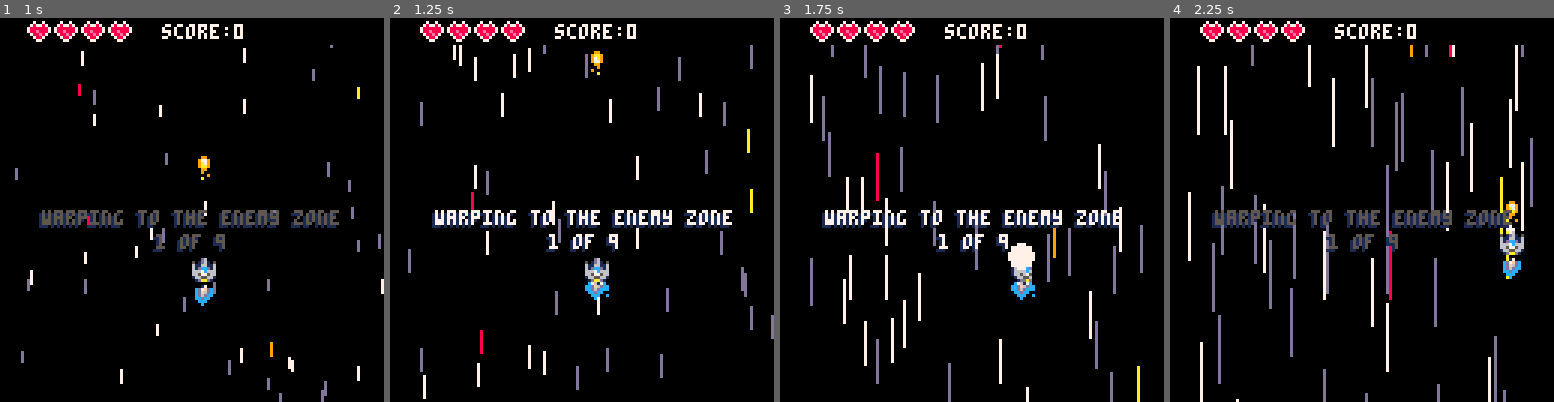
Above: before the commit, frames 1-4 (left to right).
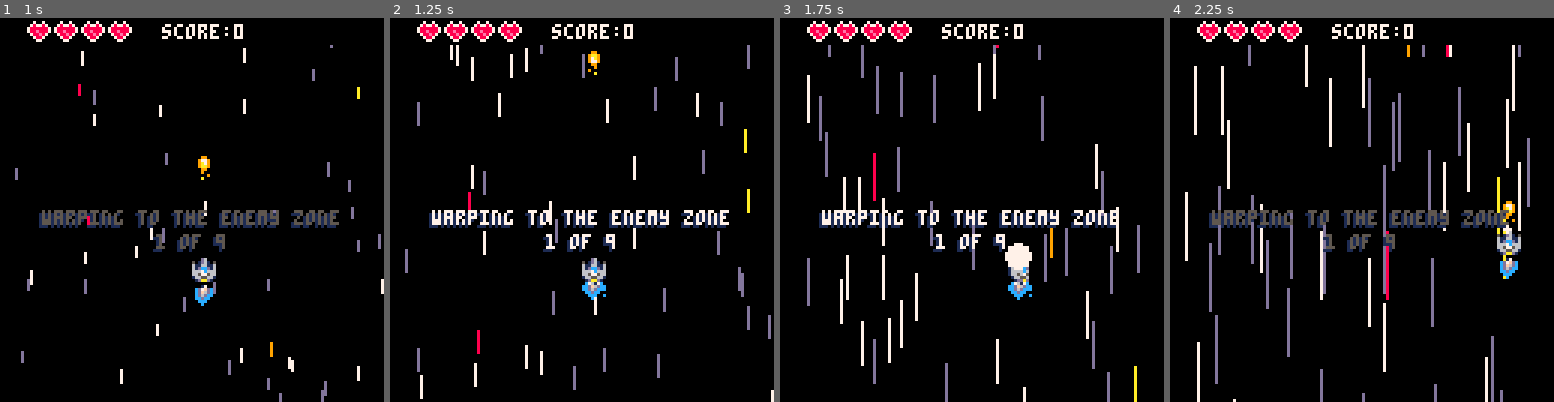
Above: after the commit, the same moments.

Repository: eduszesz/shmup
Game: PICO-8 cartridge myshmup.p8
Same seed, same stepped clock (60 frames per second), same inputs: the game is played once before the commit and once after it.
Inputs:
- Up to frame 1 (1 s): tap X (X key) at 0.33 s; tap O (Z key) at 0.7 s
- Up to frame 2 (1.25 s): tap X (X key) at 1.07 s
- Up to frame 3 (1.75 s): hold Right from 1.6 s (still down); tap O (Z key) at 1.7 s
- Up to frame 4 (2.25 s): tap X (X key) at 1.85 s; release Right at 2.1 s; tap O (Z key) at 2.1 s; hold Up from 2.15 s (still down)

Frame 1 is identical in both runs. In frame 2, 8.7% of the frame differs, in the area x 3-100%, y 0-100%; in frame 3, 12%; in frame 4, 15%, in the area x 3-95%, y 0-100%.

Commit message:
wave shake and shield kill bonus

Diff:
--- a/myshmup.p8
+++ b/myshmup.p8
@@ -117,7 +117,6 @@
 	end
 
 	if state=="wave" then
-		shake=2
 		if wtimer==85 and cwave<10 then
 			sfx(9)
 		end
@@ -139,6 +138,7 @@
 				state="over"
 			else
 				state="game"
+				shake=10
 			end
 		end
 	end
@@ -533,6 +533,9 @@
 		if e.md=="atk"	then
 			if e.x<0 or e.x>124 then
 				del(enemies,e)
+				score+=3*e.wd
+				addfloat("shield kill bonus",64,120,1)
+				addfloat("shield kill bonus",63,121,7,2)
 			end
 
 			if t%60==0 and e.typ==8 then
@@ -1466,6 +1469,7 @@
 		 and not win then
 			cwave+=1
 			state="wave"
+			shake=10
 		end
 	end
 end
